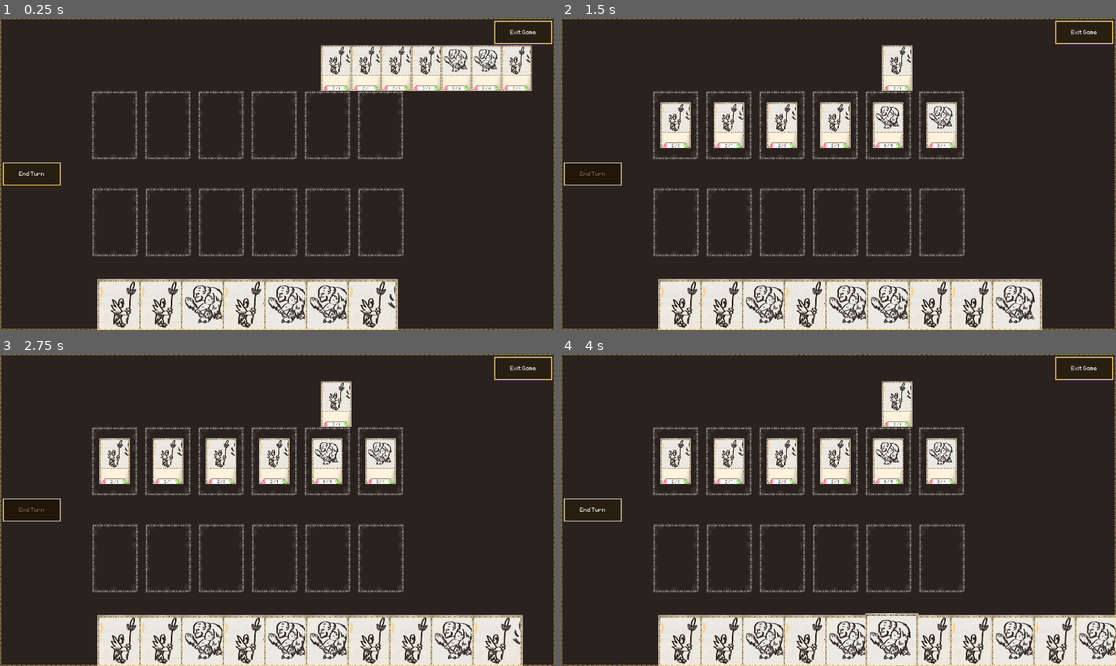
Above: before the commit, frames 1-4 (two rows, left to right).
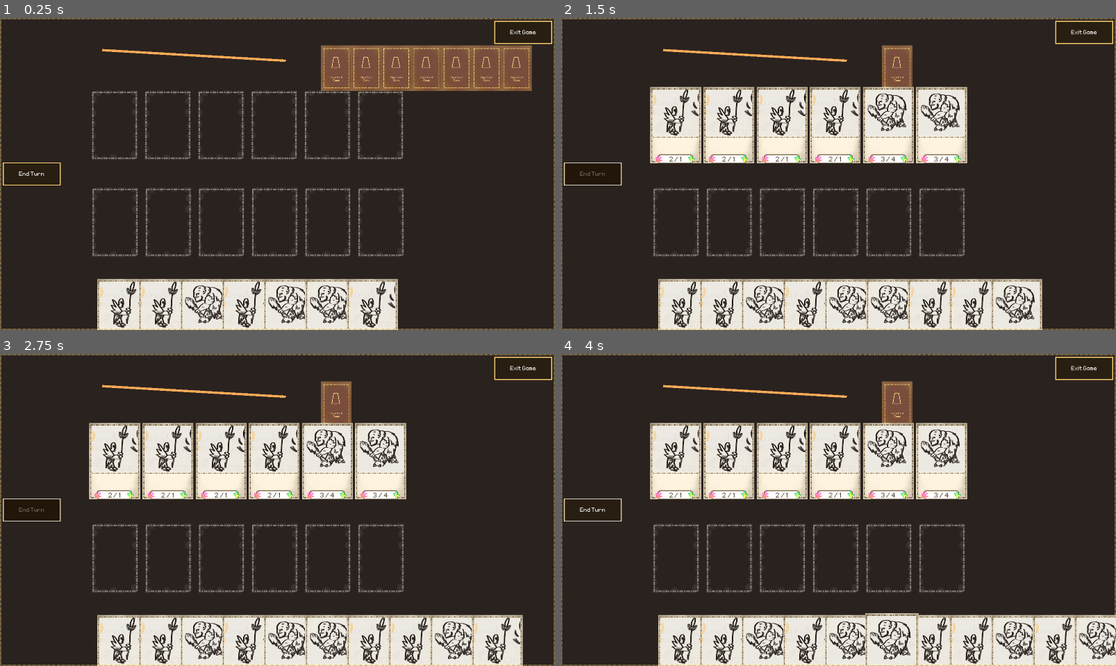
Above: after the commit, the same moments.

Repository: OttoElomaa/Godot-4-Ogre-Card-Game
Game: Godot game, scene res://GameScenes/main.tscn
Two runs of this game, one before a commit and one after it. Both use one fixed random seed, a clock stepped at 60 frames per second and the inputs below.
Inputs (mouse positions are in pixels of both pictures, inside the frame that each line leads up to):
- Up to frame 1 (0.25 s): no input
- Up to frame 2 (1.5 s): click (594, 174) at 0.5 s; click (594, 174) at 1.25 s
- Up to frame 3 (2.75 s): click (33, 510) at 2 s
- Up to frame 4 (4 s): tap Enter at 2.75 s; drag from (683, 653) to (849, 653) at 2.77 s; tap Space at 3.5 s; drag from (727, 653) to (894, 653) at 3.52 s

The runs differ from the first frame. In frame 1, 5.8% of the frame differs, in the area x 18-96%, y 8-24%; in frame 2, 12%, in the area x 16-74%, y 8-47%; in frame 3, 12%; in frame 4, 12%.

Commit message:
Enemy hand cards show backside only. Added visual attack line (not doing anything yet).

Diff:
--- a/Cards/Creatures/Cr-Ogre.tscn
+++ b/Cards/Creatures/Cr-Ogre.tscn
@@ -7,5 +7,5 @@
 startingDamage = 3
 startingHealth = 4
 
-[node name="Art" parent="." index="1"]
+[node name="Art" parent="Frontside" index="1"]
 texture = ExtResource("2_jmfi3")
--- a/Cards/Creatures/Cr-Pikeman.tscn
+++ b/Cards/Creatures/Cr-Pikeman.tscn
@@ -7,5 +7,5 @@
 startingDamage = 2
 startingHealth = 1
 
-[node name="Art" parent="." index="1"]
+[node name="Art" parent="Frontside" index="1"]
 texture = ExtResource("2_r2e3n")
--- a/Cards/card.gd
+++ b/Cards/card.gd
@@ -11,6 +11,7 @@
 
 var mySlot: CardSlot = null
 var myOffset := Vector2.ZERO
+var allowInteract := true
 
 
 func _ready() -> void:
@@ -19,8 +20,8 @@
 
 	myOffset = get_parent().position
 
-	$StatsPanel/HBox/PowerLabel.text = "%d" % startingDamage
-	$StatsPanel/HBox/HealthLabel.text = "%d" % startingHealth
+	$Frontside/StatsPanel/HBox/PowerLabel.text = "%d" % startingDamage
+	$Frontside/StatsPanel/HBox/HealthLabel.text = "%d" % startingHealth
 
 
 
@@ -30,3 +31,20 @@
 
 func _on_area_2d_mouse_exited() -> void:
 	emit_signal("hoverOff", self)
+
+
+
+func removeMouseInteraction():
+	#$Area2D.queue_free()
+	allowInteract = false
+
+
+func checkInteractAllowed():
+	return allowInteract
+
+
+func toggleFrontSide(toShow:bool):
+	if toShow:
+		$Frontside.show()
+	else:
+		$Frontside.hide()
--- a/Cards/card.tscn
+++ b/Cards/card.tscn
@@ -1,7 +1,8 @@
-[gd_scene load_steps=7 format=3 uid="uid://mxfejwivkelm"]
+[gd_scene load_steps=8 format=3 uid="uid://mxfejwivkelm"]
 
 [ext_resource type="Script" uid="uid://drheo1lr8gec8" path="res://Cards/card.gd" id="1_i5yq8"]
 [ext_resource type="Texture2D" uid="uid://dpqhi5cjnnq65" path="res://Art/card-background-texture-V2.png" id="2_7bc8n"]
+[ext_resource type="Texture2D" uid="uid://dlg7x4i3jv20p" path="res://Art/card-backside-texture.png" id="2_p0ugb"]
 [ext_resource type="Texture2D" uid="uid://b7g66n14xrpak" path="res://Art/card-art-base-card-idk.png" id="3_trd61"]
 [ext_resource type="LabelSettings" uid="uid://bybi82ik7ric5" path="res://Fonts/LabelSettingSmallFontFaintGrey.tres" id="4_7bc8n"]
 [ext_resource type="StyleBox" path="res://PanelStyles/EmptyStyleBox.tres" id="4_w0fdq"]
@@ -12,12 +13,52 @@
 [node name="Card" type="Node2D"]
 script = ExtResource("1_i5yq8")
 
-[node name="Background" type="Sprite2D" parent="."]
+[node name="Backside" type="Sprite2D" parent="."]
+texture = ExtResource("2_p0ugb")
+
+[node name="Frontside" type="Node2D" parent="."]
+
+[node name="Background" type="Sprite2D" parent="Frontside"]
 texture = ExtResource("2_7bc8n")
 
-[node name="Art" type="Sprite2D" parent="."]
+[node name="Art" type="Sprite2D" parent="Frontside"]
 position = Vector2(0, -53)
 texture = ExtResource("3_trd61")
+
+[node name="StatsPanel" type="PanelContainer" parent="Frontside"]
+anchors_preset = 8
+anchor_left = 0.5
+anchor_top = 0.5
+anchor_right = 0.5
+anchor_bottom = 0.5
+offset_left = -50.0
+offset_top = 128.0
+offset_right = 50.0
+offset_bottom = 168.0
+grow_horizontal = 2
+grow_vertical = 2
+size_flags_horizontal = 4
+theme_override_styles/panel = ExtResource("4_w0fdq")
+
+[node name="HBox" type="HBoxContainer" parent="Frontside/StatsPanel"]
+layout_mode = 2
+theme_override_constants/separation = 5
+alignment = 1
+
+[node name="PowerLabel" type="Label" parent="Frontside/StatsPanel/HBox"]
+layout_mode = 2
+text = "22"
+label_settings = ExtResource("4_7bc8n")
+
+[node name="DashLabel" type="Label" parent="Frontside/StatsPanel/HBox"]
+layout_mode = 2
+text = "/"
+label_settings = ExtResource("4_7bc8n")
+
+[node name="HealthLabel" type="Label" parent="Frontside/StatsPanel/HBox"]
+layout_mode = 2
+text = "33"
+label_settings = ExtResource("4_7bc8n")
 
 [node name="Area2D" type="Area2D" parent="."]
 
@@ -25,40 +66,5 @@
 visible = false
 shape = SubResource("RectangleShape2D_kd3xj")
 
-[node name="StatsPanel" type="PanelContainer" parent="."]
-anchors_preset = 8
-anchor_left = 0.5
-anchor_top = 0.5
-anchor_right = 0.5
-anchor_bottom = 0.5
-offset_left = -49.0
-offset_top = 128.0
-offset_right = 49.0
-offset_bottom = 168.0
-grow_horizontal = 2
-grow_vertical = 2
-size_flags_horizontal = 4
-theme_override_styles/panel = ExtResource("4_w0fdq")
-
-[node name="HBox" type="HBoxContainer" parent="StatsPanel"]
-layout_mode = 2
-theme_override_constants/separation = 5
-alignment = 1
-
-[node name="PowerLabel" type="Label" parent="StatsPanel/HBox"]
-layout_mode = 2
-text = "22"
-label_settings = ExtResource("4_7bc8n")
-
-[node name="DashLabel" type="Label" parent="StatsPanel/HBox"]
-layout_mode = 2
-text = "/"
-label_settings = ExtResource("4_7bc8n")
-
-[node name="HealthLabel" type="Label" parent="StatsPanel/HBox"]
-layout_mode = 2
-text = "33"
-label_settings = ExtResource("4_7bc8n")
-
 [connection signal="mouse_entered" from="Area2D" to="." method="_on_area_2d_mouse_entered"]
 [connection signal="mouse_exited" from="Area2D" to="." method="_on_area_2d_mouse_exited"]
--- a/GameScenes/battle_system.gd
+++ b/GameScenes/battle_system.gd
@@ -5,6 +5,20 @@
 
 var main:Node = null
 var cardsManager:Node = null
+
+@onready var attackLine := $AttackLine
+var attackLineShown: bool = false
+
+
+func _physics_process(delta: float) -> void:
+
+	if attackLineShown:
+		attackLine.points[1] = get_global_mouse_position()
+
+
+func togglePlayerAttackMode(enable:bool, card:Card):
+	attackLineShown = enable
+	attackLine.points[0] = card.position
 
 
 func _on_end_turn_button_pressed() -> void:
--- a/GameScenes/cards_manager.gd
+++ b/GameScenes/cards_manager.gd
@@ -35,7 +35,9 @@
 
 func dealEnemyHand():
 	for i in range(MAX_HAND_SIZE):
-		drawCard($EnemyHand)
+		var card = drawCard($EnemyHand)
+		card.removeMouseInteraction()
+		card.toggleFrontSide(false)
 	updatePlayerHandOffsets()
 
 
@@ -46,6 +48,7 @@
 	if randi_range(0,5) > 2:
 		cardScene = CardPikeman.instantiate()
 	targetHand.add_child(cardScene)
+	return cardScene
 
 
 
@@ -101,12 +104,18 @@
 
 func startDraggingCard():
 	var card:Card = fetchCardOnClick()
+	#### CHECK IF DRAGGING IS ALLOWED
 	if not card:
 		return
+	if not card.checkInteractAllowed():
+		return
+
+	#### ONLY IF IT'S NOT SLOTTED
 	if not card.mySlot:
 		currentDraggedCard = card
 	else:
 		currentDraggedCard = null
+		battleSystem.togglePlayerAttackMode(true, card)
 
 
 
@@ -138,6 +147,9 @@
 
 func placeCardInSlot(card:Card, slot:CardSlot):
 	card.position = slot.position
+	card.scale = Vector2.ONE
+	card.toggleFrontSide(true)
+
 	card.mySlot = slot
 	slot.toggleAvailable(false)
 
--- a/GameScenes/main.tscn
+++ b/GameScenes/main.tscn
@@ -15,6 +15,11 @@
 
 [node name="BattleSystem" type="Node2D" parent="."]
 script = ExtResource("2_8jxey")
+
+[node name="AttackLine" type="Line2D" parent="BattleSystem"]
+z_index = 5
+points = PackedVector2Array(442, 139, 1236, 185)
+default_color = Color(1, 0.67451, 0.341176, 1)
 
 [node name="CardsManager" type="Node2D" parent="."]
 script = ExtResource("1_n4faa")
Binary file added: Art/card-backside-texture.png
Not shown, added: Art/card-backside-texture.png.import
